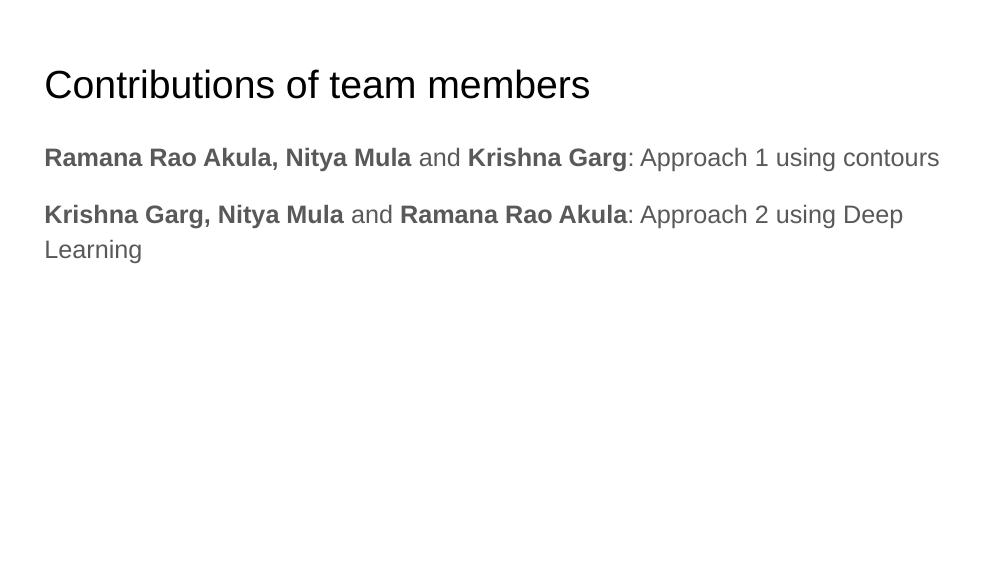
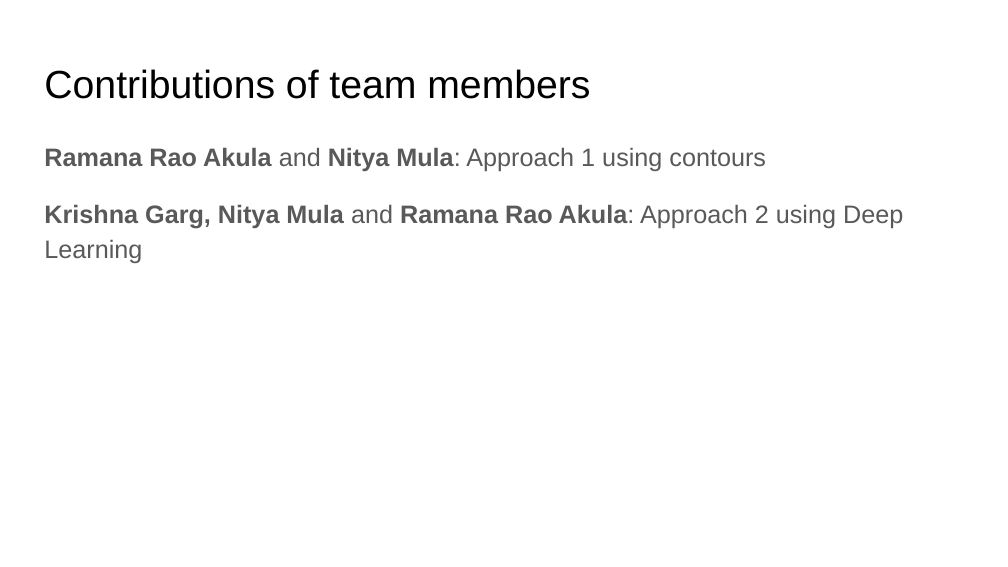
Before and after one commit to KrishnaGarg/gesture-recognition, a slide deck: slide 20 of HAND GESTURE RECOGNITION.pptx. Drawn at 1008x567 pixels with LibreOffice and Linux fonts; fonts in the diff are those of the drawing. Boxes give left, top, right and bottom in pixels: in the first picture for what was removed or moved away, otherwise in the second. Text is boxed around its words. In the diff, an @@ line names an element or a change of style, - is before the commit and + after.

```diff
--- a/HAND GESTURE RECOGNITION.pptx
+++ b/HAND GESTURE RECOGNITION.pptx
@@ text at (44,147,766,171): text changed; bold off @@
-Ramana Rao Akula, Nitya Mula and Krishna Garg: Approach 1 using contours
+Ramana Rao Akula and Nitya Mula: Approach 1 using contours
```
Also in this commit, not shown: 1 other slide changed, 1 other file.
